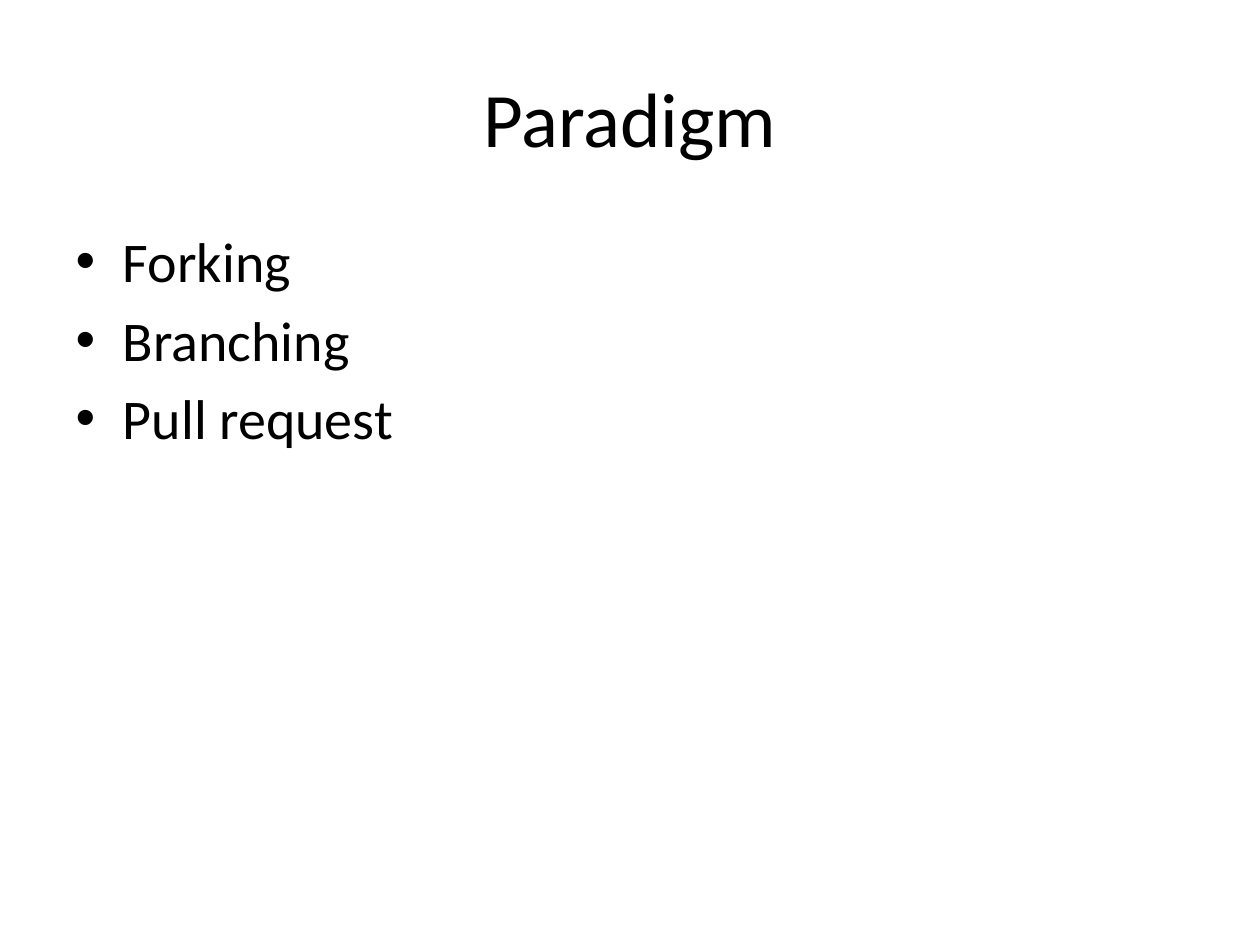
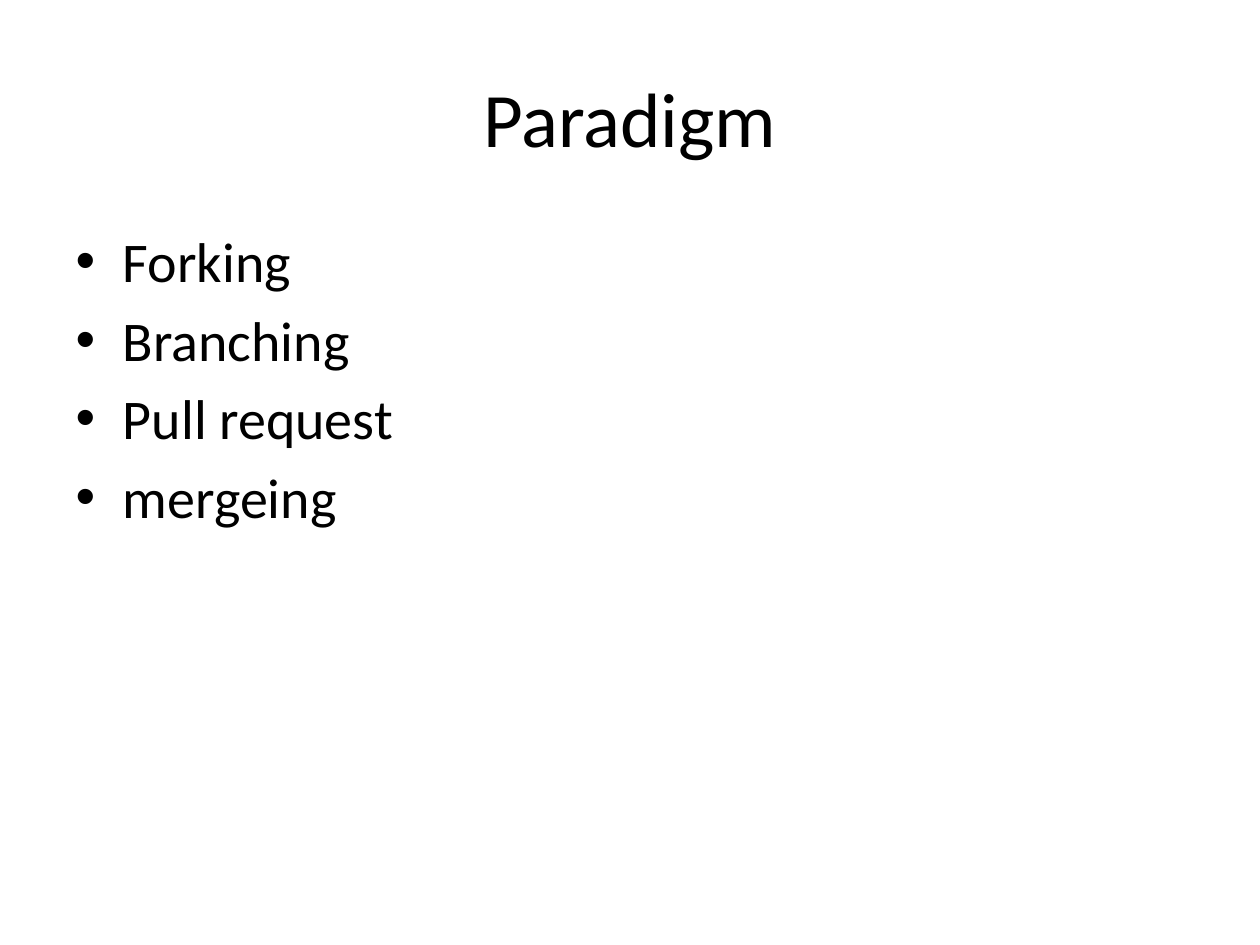
Before and after one commit to krzysztofkaluzny/codeweek, a slide deck: slide 16 of GitHub - Talk .pptx. Drawn at 1260x945 pixels with LibreOffice and Linux fonts; fonts in the diff are those of the drawing. Boxes give left, top, right and bottom in pixels: in the first picture for what was removed or moved away, otherwise in the second. Text is boxed around its words. In the diff, an @@ line names an element or a change of style, - is before the commit and + after.

```diff
--- a/GitHub - Talk .pptx
+++ b/GitHub - Talk .pptx
@@ text at <box>123,479,337,528</box>: paragraph added @@
+• mergeing
```
Also in this commit, not shown: 1 other slide changed, 1 slide added.
